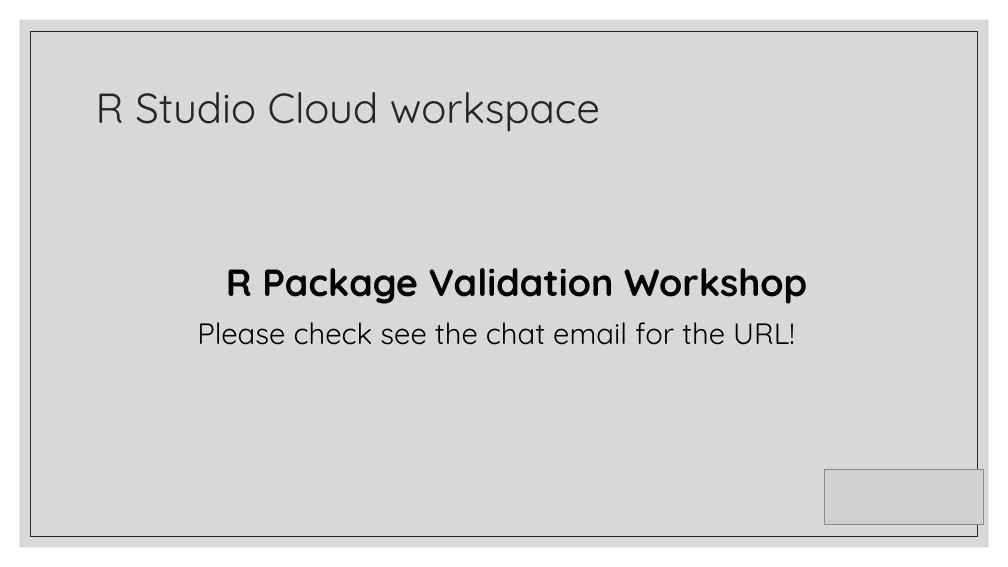
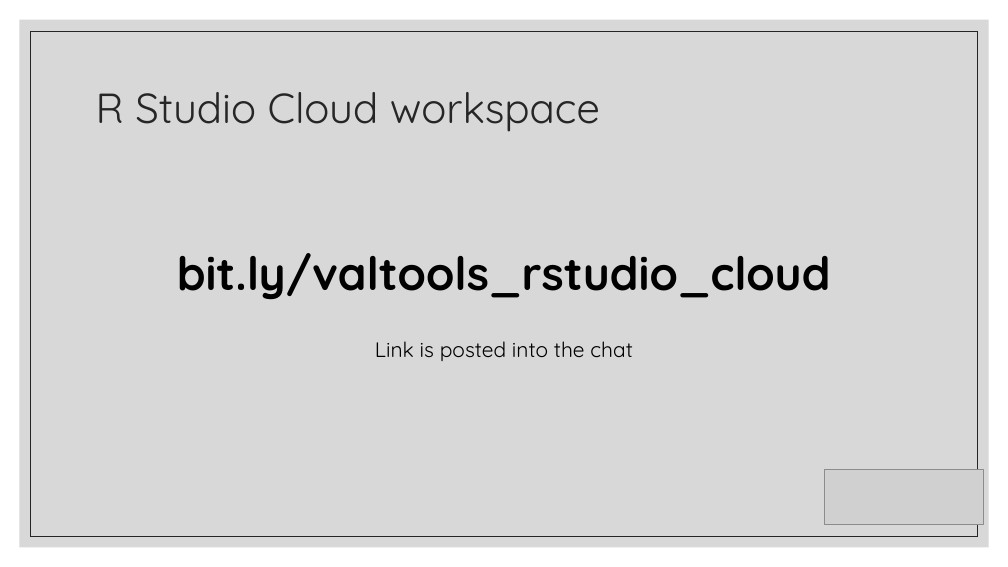
Before and after one commit to FredHutch/R_Package_Validation_Tutorial, a slide deck: slide 13 of Slides/Slides-01-Welcome_and_Orientation/Slides-01-Welcome_and_Orientation.pptx. Drawn at 1008x567 pixels with LibreOffice and Linux fonts; fonts in the diff are those of the drawing; grey boxes stand for pictures. Boxes give left, top, right and bottom in pixels: in the first picture for what was removed or moved away, otherwise in the second. Text is boxed around its words. In the diff, an @@ line names an element or a change of style, - is before the commit and + after.

```diff
--- a/Slides/Slides-01-Welcome_and_Orientation/Slides-01-Welcome_and_Orientation.pptx
+++ b/Slides/Slides-01-Welcome_and_Orientation/Slides-01-Welcome_and_Orientation.pptx
@@ text added at bbox=[177, 253, 831, 300], 44 pt, text #000000, bold @@
+bit.ly/valtools_rstudio_cloud
@@ text removed at bbox=[226, 268, 807, 304] @@
-R Package Validation Workshop
@@ text at bbox=[375, 341, 633, 361]: text changed; size 28 to 20 pt @@
-Please check see the chat email for the URL!
+Link is posted into the chat
```
Also in this commit, not shown: 6 other slides changed, 2 slides added, 1 other file.
